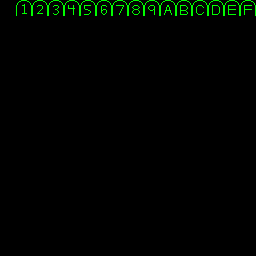
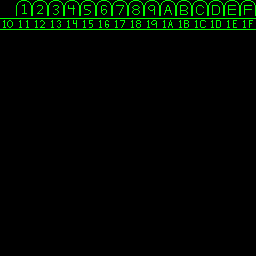
Two versions of the same layered image (256 × 256). Layer-by-layer changes:
painted on "Tiles" over [0, 18, 256, 30]
